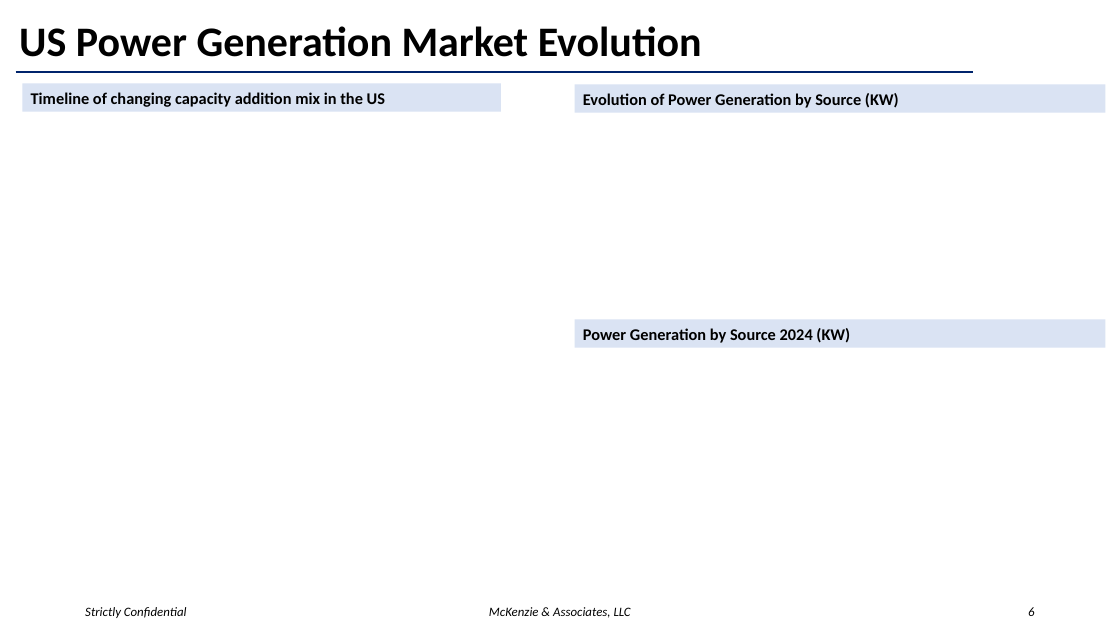
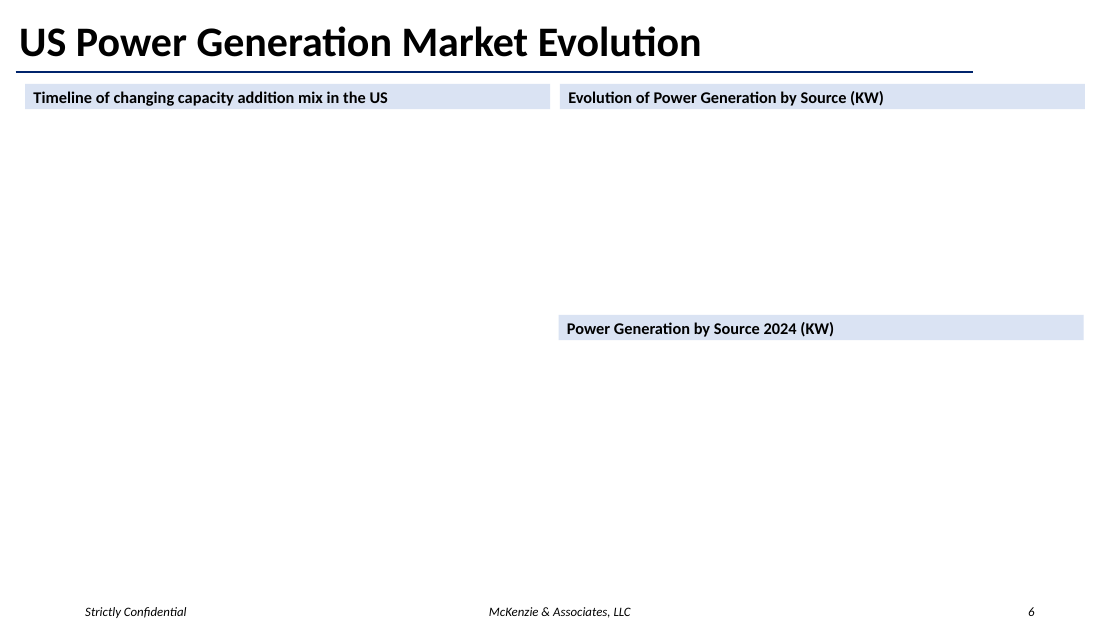
Before and after one commit to McKenzieaa/mck_cfo, a slide deck: slide 6 of streamlit_dashboard/data/energy_template.pptx. Drawn at 1120x630 pixels with LibreOffice and Linux fonts; fonts in the diff are those of the drawing. Boxes give left, top, right and bottom in pixels: in the first picture for what was removed or moved away, otherwise in the second. Text is boxed around its words. In the diff, an @@ line names an element or a change of style, - is before the commit and + after.

```diff
--- a/streamlit_dashboard/data/energy_template.pptx
+++ b/streamlit_dashboard/data/energy_template.pptx
@@ rectangle "Timeline of changing capacity addition ...": place and size @@
-rectangle "Timeline of changing capacity addition ..." at box(23, 83, 502, 112)
+rectangle "Timeline of changing capacity addition ..." at box(25, 84, 550, 109)
@@ rectangle "Evolution of Power Generation by ...": place and size @@
-rectangle "Evolution of Power Generation by ..." at box(575, 84, 1106, 113)
+rectangle "Evolution of Power Generation by ..." at box(560, 84, 1086, 109)
@@ rectangle "Power Generation by Source 2024 ...": place and size @@
-rectangle "Power Generation by Source 2024 ..." at box(575, 319, 1106, 348)
+rectangle "Power Generation by Source 2024 ..." at box(559, 315, 1084, 340)
```
Also in this commit, not shown: 15 other slides changed.
